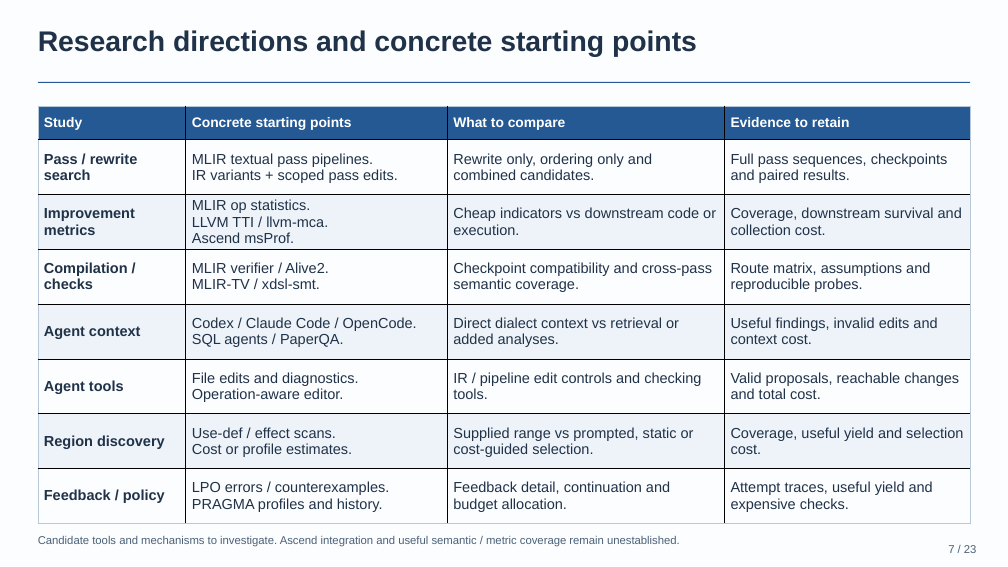
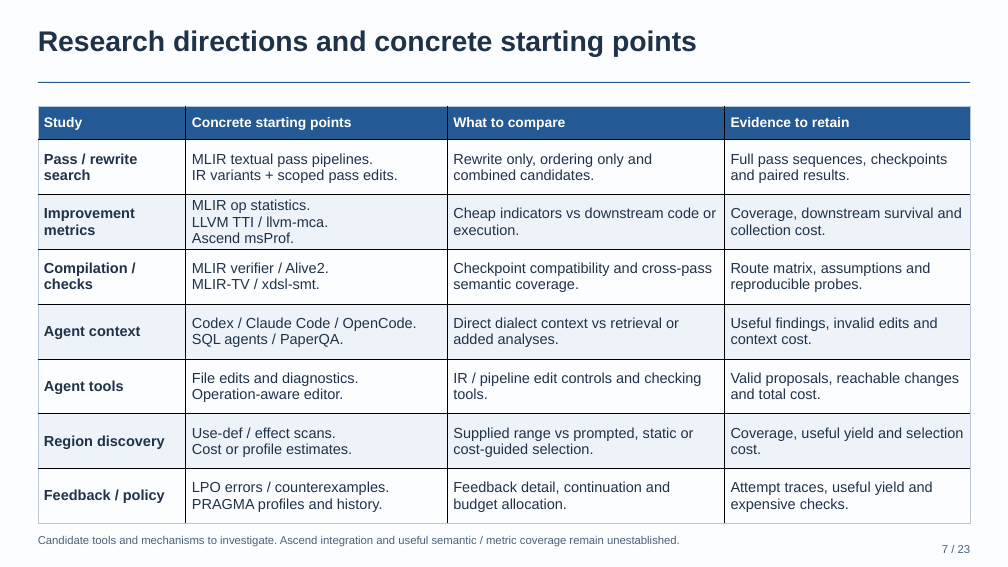
Before and after one commit to BonZirka/ascend-npu-optimization-research, a slide deck: slide 7 of output/ascend-optimization-pitch/ascend-optimization-technical.pptx. Drawn at 1008x567 pixels with LibreOffice and Linux fonts; fonts in the diff are those of the drawing. Boxes give left, top, right and bottom in pixels: in the first picture for what was removed or moved away, otherwise in the second. Text is boxed around its words. In the diff, an @@ line names an element or a change of style, - is before the commit and + after.

Commit message:
Align technical slides to a shared content grid
Apply consistent title and footer coordinates, establish a shared content boundary, and keep slide numbering in a separate footer zone.

```diff
--- a/output/ascend-optimization-pitch/ascend-optimization-technical.pptx
+++ b/output/ascend-optimization-pitch/ascend-optimization-technical.pptx
@@ text "7 / 23": place and size @@
-text "7 / 23" at [948,545,977,553]
+text "7 / 23" at [942,545,971,553]
```
Also in this commit, not shown: 22 other slides changed, 9 other files.
